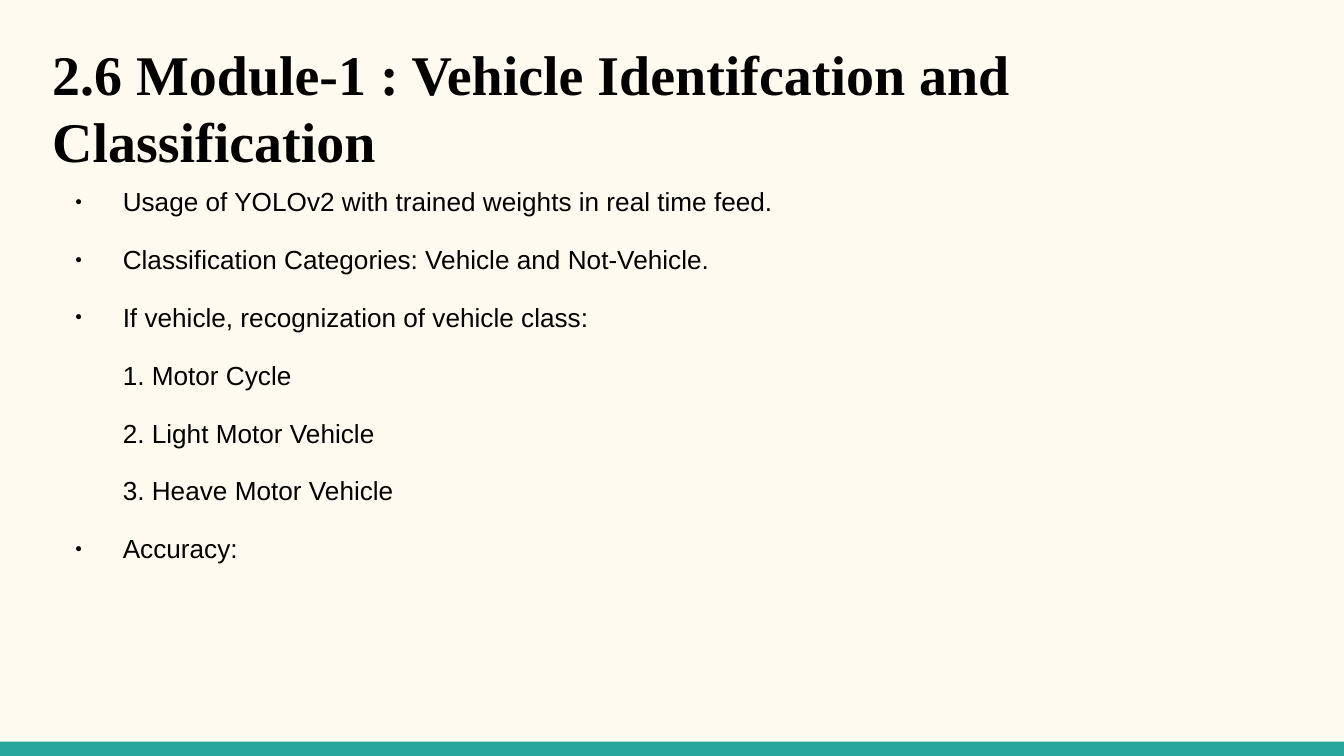
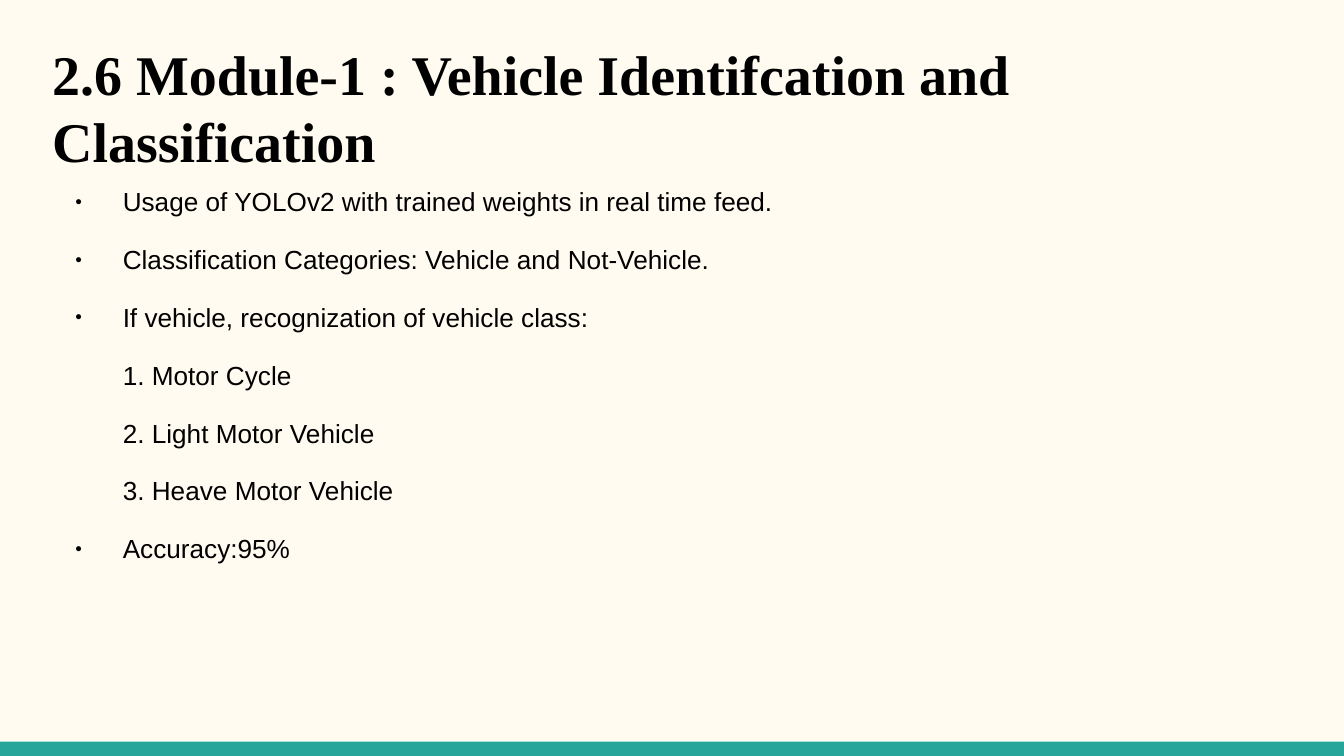
Before and after one commit to Yuvraj2409/BE-PROJECT, a slide deck: slide 16 of BE_Project_Phase1-2019-20.odp. Drawn at 1344x756 pixels with LibreOffice and Linux fonts; fonts in the diff are those of the drawing. Boxes give left, top, right and bottom in pixels: in the first picture for what was removed or moved away, otherwise in the second. Text is boxed around its words. In the diff, an @@ line names an element or a change of style, - is before the commit and + after.

```diff
--- a/BE_Project_Phase1-2019-20.odp
+++ b/BE_Project_Phase1-2019-20.odp
@@ text at [123, 539, 290, 564]: text changed @@
-● Accuracy:
+● Accuracy:95%
```
